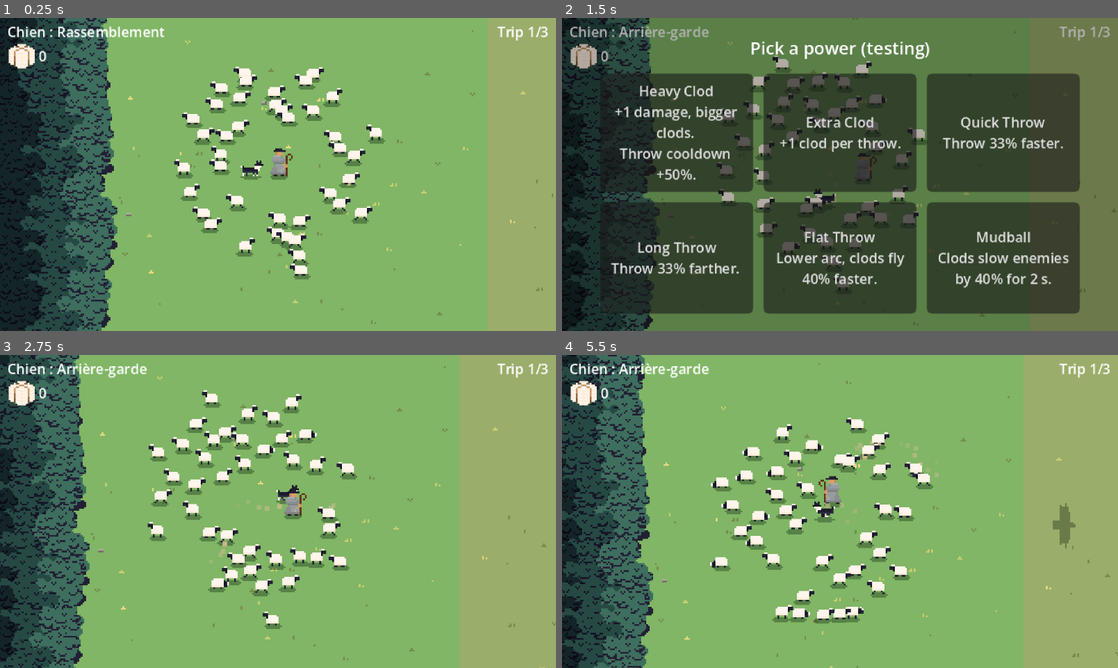
Above: before the commit, frames 1-4 (two rows, left to right).
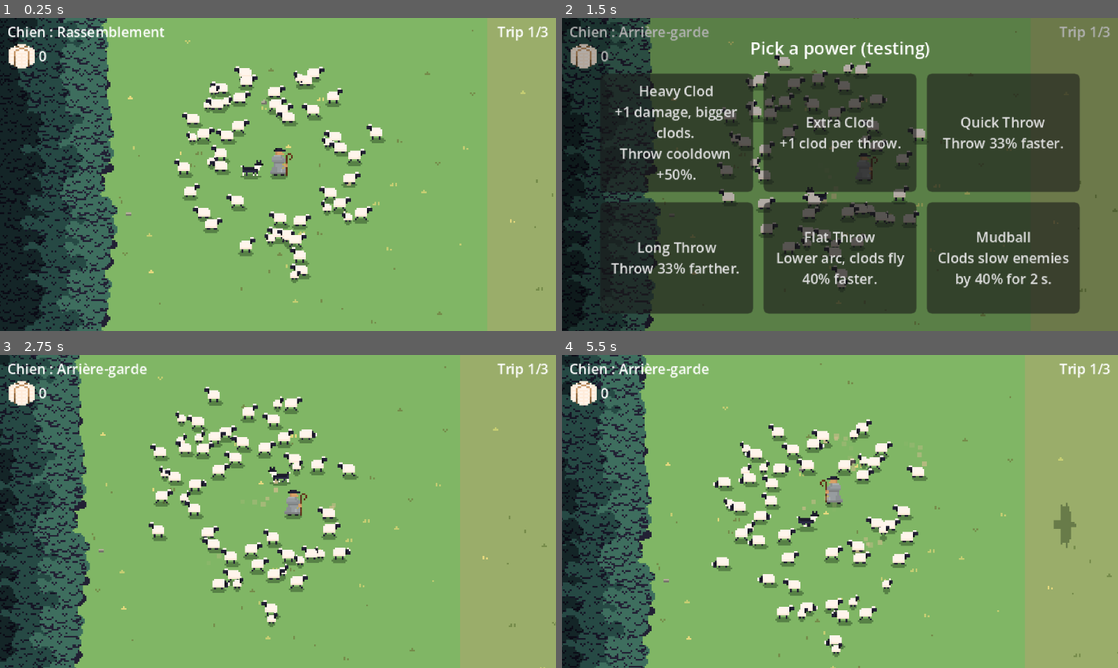
Above: after the commit, the same moments.

Repository: jaimegomesparente/wooly-caravan
Game: Godot game, scene res://scenes/main/main.tscn
Same seed, same stepped clock (60 frames per second), same inputs: the game is played once before the commit and once after it.
Inputs (mouse positions are in pixels of both pictures, inside the frame that each line leads up to):
- Up to frame 1 (0.25 s): no input
- Up to frame 2 (1.5 s): move the mouse to (962, 158) at 0.52 s; hold Right (move_right) 0.53-1.28 s; tap Space (dog_mode) at 0.6 s; move the mouse to (728, 190) at 1.27 s; hold Down (move_down) from 1.28 s (still down); tap P (pick_power) at 1.35 s
- Up to frame 3 (2.75 s): release Down (move_down) at 2 s; click "Heavy Clod +1 damage, bigger …" at 2 s
- Up to frame 4 (5.5 s): move the mouse to (895, 442) at 2.77 s; hold Right (move_right) 2.78-3.53 s; tap E (spawn_eagle) at 2.85 s; move the mouse to (812, 574) at 3.52 s; hold Up (move_up) 3.53-4.28 s; tap L (spawn_wolf) at 3.6 s; move the mouse to (1006, 558) at 4.27 s; hold Left (move_left) from 4.28 s (still down); click (1006, 558) at 4.35 s; tap R (restart) at 4.9 s; move the mouse to (673, 464) at 5.02 s; tap Mouse wheel up (zoom_in) at 5.1 s

The runs differ from the first frame. In frame 1, 3.5% of the frame differs, in the area x 3-97%, y 0-100%; in frame 2, 3.2%; in frame 3, 5.9%; in frame 4, 12%, in the area x 0-100%, y 0-100%.

Commit message:
feat(sheep): lambs follow their mother and grow up after a few trips

Diff:
--- a/autoload/run_manager.gd
+++ b/autoload/run_manager.gd
@@ -21,6 +21,10 @@
 var trip: int = 1
 ## Sheep that start the current trip (-1: the first trip, Main's own count).
 var sheep: int = -1
+## Lambs that start the current trip: for each, the trips left before it grows into a sheep.
+var lambs: Array[int] = []
+## Head count (sheep and lambs) the run started with.
+var flock_size: int = 0
 ## Powers taken, in order (a power can appear several times).
 var powers: Array[PowerData] = []
 ## Drawn at random for each run; every trip lays out its ground and forest from it.
@@ -48,6 +52,7 @@
 func start_run() -> void:
 	trip = 1
 	sheep = -1
+	lambs.clear()
 	powers.clear()
 	wool = 0
 	_crook = null
@@ -59,22 +64,34 @@
 	return map_seed + trip * 7919
 
 
+## The run's starting flock: `count` sheep, and lambs for `lamb_ratio` of them, each growing up
+## after a number of trips drawn in `grow_trips` (min, max).
+func start_flock(count: int, lamb_ratio: float, grow_trips: Vector2i) -> void:
+	sheep = count
+	lambs.clear()
+	for i in roundi(count * lamb_ratio):
+		lambs.append(randi_range(grow_trips.x, grow_trips.y))
+	flock_size = count + lambs.size()
+
+
 func is_last_trip() -> bool:
 	return trip >= TRIPS
 
 
-## The flock that arrived (`saved` sheep) goes on to the next trip.
-func next_trip(saved: int) -> void:
+## The flock that arrived (`saved` sheep and `saved_lambs`, trips left for each) goes on to the
+## next trip.
+func next_trip(saved: int, saved_lambs: Array[int]) -> void:
 	trip += 1
 	sheep = saved
+	lambs = saved_lambs
 
 
-## Fades to black, starts the next trip with the `saved` sheep, then fades back in.
-func go_to_next_trip(saved: int) -> void:
+## Fades to black, starts the next trip with the flock that arrived, then fades back in.
+func go_to_next_trip(saved: int, saved_lambs: Array[int]) -> void:
 	var fade := create_tween()
 	fade.tween_property(_veil, "modulate:a", 1.0, FADE_TIME)
 	await fade.finished
-	next_trip(saved)
+	next_trip(saved, saved_lambs)
 	get_tree().reload_current_scene()
 	await get_tree().process_frame
 	fade = create_tween()
--- /dev/null
+++ b/entities/sheep/lamb.tscn
@@ -0,0 +1,56 @@
+[gd_scene format=3 uid="uid://dfuj5vfskm0fp"]
+
+[ext_resource type="Script" uid="uid://54f5ttv4q0c" path="res://entities/sheep/sheep.gd" id="1_script"]
+[ext_resource type="Resource" path="res://resources/lamb_config.tres" id="2_config"]
+[ext_resource type="Texture2D" uid="uid://qvoyhprb0cjy" path="res://art/sprites/sheeps/lamb-Sheet.png" id="3_sheet"]
+[ext_resource type="PackedScene" path="res://effects/dust.tscn" id="4_dust"]
+[ext_resource type="PackedScene" path="res://effects/shadow.tscn" id="shadow_fx"]
+
+[sub_resource type="AtlasTexture" id="AtlasTexture_idle0"]
+atlas = ExtResource("3_sheet")
+region = Rect2(0, 0, 8, 8)
+
+[sub_resource type="AtlasTexture" id="AtlasTexture_idle1"]
+atlas = ExtResource("3_sheet")
+region = Rect2(8, 0, 8, 8)
+
+[sub_resource type="SpriteFrames" id="SpriteFrames_lamb"]
+animations = [{
+"frames": [{
+"duration": 1.0,
+"texture": SubResource("AtlasTexture_idle0")
+}, {
+"duration": 1.0,
+"texture": SubResource("AtlasTexture_idle1")
+}],
+"loop": 1,
+"name": &"idle",
+"speed": 5.0
+}]
+
+[sub_resource type="RectangleShape2D" id="RectangleShape2D_lamb"]
+size = Vector2(5, 4)
+
+[node name="Lamb" type="CharacterBody2D" unique_id=860507014 groups=["sheep"]]
+collision_layer = 2
+collision_mask = 16
+motion_mode = 1
+script = ExtResource("1_script")
+config = ExtResource("2_config")
+lamb = true
+
+[node name="Shadow" parent="." unique_id=2039235445 node_paths=PackedStringArray("sprite") instance=ExtResource("shadow_fx")]
+instance_shader_parameters/size = Vector2(4, 4)
+size = Vector2i(4, 4)
+sprite = NodePath("../AnimatedSprite2D")
+
+[node name="Dust" parent="." unique_id=1424475760 instance=ExtResource("4_dust")]
+
+[node name="AnimatedSprite2D" type="AnimatedSprite2D" parent="." unique_id=1214066986]
+position = Vector2(0.5, -4)
+sprite_frames = SubResource("SpriteFrames_lamb")
+animation = &"idle"
+
+[node name="CollisionShape2D" type="CollisionShape2D" parent="." unique_id=1554950129]
+position = Vector2(0, -2)
+shape = SubResource("RectangleShape2D_lamb")
--- a/entities/sheep/sheep.gd
+++ b/entities/sheep/sheep.gd
@@ -14,12 +14,19 @@
 ## A wander step ends this close (px) to its target, or after this many seconds.
 const WANDER_ARRIVE_DISTANCE := 2.0
 const WANDER_TIMEOUT := 3.0
-const SHEAR_HOP_TIME := 0.15
+## Time (s) of a 1 px hop: on being shorn, or a lamb's little jump at rest.
+const HOP_TIME := 0.15
 
 ## Toggled by the debug overlay (F3): each sheep draws a line to its target and a state dot.
 static var debug_draw: bool = false
 
 @export var config: FlockConfig
+## A lamb sticks to its mother instead of following the column, and grows into a sheep after
+## grow_trips trips (Shearing swaps it for a sheep on the pasture).
+@export var lamb: bool = false
+
+var mother: Sheep
+var grow_trips: int = 0
 
 ## Shorn on the pasture: plays the `_shaved` animations; the wool may grow back at the end of each
 ## graze (regrow_chance).
@@ -73,8 +80,10 @@
 var _shape_offset_x: float = 0.0
 var _sprite_offset_y: float = 0.0
 var _regrow_chance: float = 0.0
-## Time (s) left of the 1 px hop on being shorn.
-var _shear_hop: float = 0.0
+## Time (s) left of a 1 px hop.
+var _hop_timer: float = 0.0
+## Distance (px) covered since it last started moving: paces the hops of config.hop_height.
+var _hop_distance: float = 0.0
 
 @onready var _sprite: AnimatedSprite2D = $AnimatedSprite2D
 @onready var _shape: CollisionShape2D = $CollisionShape2D
@@ -120,7 +129,7 @@
 		_think()
 
 	_push_timer = maxf(_push_timer - delta, 0.0)
-	_shear_hop = maxf(_shear_hop - delta, 0.0)
+	_hop_timer = maxf(_hop_timer - delta, 0.0)
 	_scare_timer = maxf(_scare_timer - delta, 0.0)
 	# Pressure, checked every frame so a running sheep is never stuck behind a slow one: a pushed
 	# sheep running in from behind makes this one run on too (head up at once, whatever its gait),
@@ -177,6 +186,7 @@
 		desired = _avoid_trees(desired)
 		_heading = rotate_toward(_heading, desired.angle(), config.turn_rate * reflex * delta)
 	_speed = move_toward(_speed, desired.length(), config.acceleration * reflex * delta)
+	_hop_distance = _hop_distance + _speed * delta if _speed > GUIDE_STOPPED_SPEED else 0.0
 	velocity = Vector2.from_angle(_heading) * _speed
 	move_and_slide()
 	_update_animation()
@@ -209,7 +219,7 @@
 func shear() -> void:
 	shaved = true
 	_regrow_chance = config.regrow_chance
-	_shear_hop = SHEAR_HOP_TIME
+	_hop_timer = HOP_TIME
 
 
 ## Moved at once (testing aid): settles there.
@@ -265,13 +275,18 @@
 ## Keep or pick a guide (shepherd or the nearest sheep ahead) and decide whether to set off.
 func _think() -> void:
 	var my_distance := global_position.distance_to(_shepherd.global_position)
-	if not _guide_still_valid(my_distance):
+	if lamb and _find_mother():
+		_guide = mother
+	elif not _guide_still_valid(my_distance):
 		_guide = _pick_guide(my_distance)
 
 	if _gait == Gait.REST or _gait == Gait.WANDER:
 		var distance := global_position.distance_to(_guide_target())
 		var set_off := false
-		if _guide == _shepherd:
+		if _guide == mother:
+			# A lamb runs after its mother as soon as she is a little too far.
+			set_off = distance > _gap() + config.follow_start_margin * 2.0
+		elif _guide == _shepherd:
 			# Front sheep set off once the shepherd's trail has really moved since they settled;
 			# a straggler with no sheep ahead in view sets off when it is far from the trail.
 			set_off = _rest_anchor.distance_to(_shepherd.trail_point(config.trail_lag)) > config.shepherd_start_margin \
@@ -281,6 +296,20 @@
 			set_off = distance > _gap() and randf() < config.imitation_chance
 		if set_off:
 			_request_gait(Gait.TROT if distance > _gap() + config.trot_margin else Gait.WALK)
+
+
+## Keeps its mother, or (she was taken) adopts the nearest sheep. False if there is none.
+func _find_mother() -> bool:
+	if mother != null and is_instance_valid(mother) and mother.is_in_group("sheep"):
+		return true
+	mother = null
+	var nearest := INF
+	for other: Sheep in get_tree().get_nodes_in_group("sheep"):
+		var distance := global_position.distance_to(other.global_position)
+		if not other.lamb and distance < nearest:
+			nearest = distance
+			mother = other
+	return mother != null
 
 
 func _is_pushed() -> bool:
@@ -316,7 +345,7 @@
 		return false
 	if _guide == _shepherd:
 		return my_distance <= config.lead_radius * GUIDE_KEEP_SLACK
-	if not _guide.is_in_group("sheep"):
+	if not _guide.is_in_group("sheep") or (_guide as Sheep).lamb:
 		return false
 	var ahead := _guide.global_position.distance_to(_shepherd.global_position) < my_distance
 	return ahead and global_position.distance_to(_guide.global_position) <= config.view_radius * GUIDE_KEEP_SLACK
@@ -327,8 +356,8 @@
 		return _shepherd
 	var guide: Node2D = _shepherd
 	var nearest := config.view_radius
-	for other: Node2D in get_tree().get_nodes_in_group("sheep"):
-		if other == self:
+	for other: Sheep in get_tree().get_nodes_in_group("sheep"):
+		if other == self or other.lamb:
 			continue
 		if other.global_position.distance_to(_shepherd.global_position) > my_distance - GUIDE_AHEAD_MARGIN:
 			continue
@@ -410,6 +439,8 @@
 			if _rest_timer <= 0.0:
 				if shaved and randf() < _regrow_chance:
 					shaved = false
+				if lamb:
+					_hop_timer = HOP_TIME
 				_set_rest(Rest.RAISING)
 	return Vector2.ZERO
 
@@ -481,7 +512,8 @@
 func _panic_step(separation: Vector2) -> Vector2:
 	var threat := _nearest_threat()
 	var radius := config.panic_radius * _temper(-1.0) + (config.panic_margin if _panicking else 0.0)
-	var to_center := _flock_center() - global_position
+	var to_mother := lamb and mother != null and is_instance_valid(mother)
+	var to_center := (mother.global_position if to_mother else _flock_center()) - global_position
 	var packed_radius := config.follow_gap * sqrt(get_tree().get_node_count_in_group("sheep")) * 0.6
 	var danger := Vector2.INF
 	var scared := false
@@ -508,7 +540,7 @@
 	# The pull toward the center fades out inside the space a packed flock takes up, so the sheep
 	# bunch up as a flock instead of all running to the same spot. A freed sheep, alone, keeps the
 	# full pull until it reaches the others.
-	var pull := 1.0 if scared else clampf((to_center.length() - packed_radius) / packed_radius, 0.0, 1.0)
+	var pull := 1.0 if scared or to_mother else clampf((to_center.length() - packed_radius) / packed_radius, 0.0, 1.0)
 	if to_center != Vector2.ZERO:
 		direction += to_center.normalized() * config.panic_center_weight * pull
 	# Remove any part pointing at the enemy (the center can lie beyond it).
@@ -574,13 +606,15 @@
 ## through it, at its pace, until the push wears off. Returns the desired velocity.
 func _follow_step(separation: Vector2) -> Vector2:
 	var guide_moving := _is_travelling(_guide)
-	var target := _guide_target() if guide_moving else _shepherd.trail_point(config.trail_lag)
-	var gap := _gap() if guide_moving else _shepherd_gap
+	# A lamb always heads for its mother, and stops by her side whatever the crowd.
+	var by_mother := _guide != null and _guide == mother
+	var target := _guide_target() if guide_moving or by_mother else _shepherd.trail_point(config.trail_lag)
+	var gap := _gap() if guide_moving or by_mother else _shepherd_gap
 	var to_guide := target - global_position
 	var distance := to_guide.length()
 	var pushed := _is_pushed()
 	if not guide_moving and (distance < gap + config.follow_start_margin \
-			or (not pushed and separation.length() > config.crowd_stop_threshold)):
+			or (not pushed and not by_mother and separation.length() > config.crowd_stop_threshold)):
 		_enter_rest()
 		return Vector2.ZERO
 	if _gait == Gait.WALK and distance > gap + config.trot_margin:
@@ -654,15 +688,17 @@
 	var shepherd_radius := config.shepherd_push_radius
 	if from_shepherd.length() < shepherd_radius and from_shepherd != Vector2.ZERO:
 		push += from_shepherd.normalized() * (1.0 - from_shepherd.length() / shepherd_radius)
-	for other: Node2D in get_tree().get_nodes_in_group("sheep"):
+	for other: Sheep in get_tree().get_nodes_in_group("sheep"):
 		if other == self:
 			continue
 		var away := global_position - other.global_position
 		var distance := away.length()
-		if distance >= config.separation_radius:
+		# The smaller of the two radii, so a lamb and its mother can stay close.
+		var radius := minf(config.separation_radius, other.config.separation_radius)
+		if distance >= radius:
 			continue
 		var direction := Vector2.from_angle(randf() * TAU) if distance == 0.0 else away / distance
-		push += direction * (1.0 - distance / config.separation_radius)
+		push += direction * (1.0 - distance / radius)
 	return push
 
 
@@ -672,8 +708,11 @@
 
 	# Trot = 1 px hop on the second run frame (capped leg cadence would otherwise hide it).
 	var hop := 1.0 if _gait == Gait.TROT and _sprite.animation == &"run" and _sprite.frame == 1 else 0.0
-	if _shear_hop > 0.0:
+	if _hop_timer > 0.0:
 		hop = 1.0
+	if config.hop_height > 0.0 and _speed > GUIDE_STOPPED_SPEED:
+		# Moves in hops: one every hop_length px covered.
+		hop = roundf(absf(sin(_hop_distance * PI / config.hop_length)) * config.hop_height)
 	_sprite.position.y = _sprite_offset_y - hop
 
 	if _speed > GUIDE_STOPPED_SPEED:
--- a/entities/sheep/sheep.tscn
+++ b/entities/sheep/sheep.tscn
@@ -193,8 +193,9 @@
 config = ExtResource("2_config")
 
 [node name="Shadow" parent="." unique_id=1487742616 node_paths=PackedStringArray("sprite") instance=ExtResource("shadow_fx")]
-instance_shader_parameters/size = Vector2(10, 3)
+instance_shader_parameters/size = Vector2(9, 3)
 position = Vector2(-1, 0)
+size = Vector2i(9, 3)
 sprite = NodePath("../AnimatedSprite2D")
 
 [node name="Dust" parent="." unique_id=1443843709 instance=ExtResource("4_dust")]
--- a/resources/flock_config.gd
+++ b/resources/flock_config.gd
@@ -130,6 +130,9 @@
 @export var flip_threshold: float = 5.0
 ## Highest run animation speed_scale (1 = walk cadence); above it the trot shows as a 1 px hop.
 @export var max_run_anim_scale: float = 1.4
+## Height (px) of the hops while moving (0 = walks; lambs hop), one every hop_length px covered.
+@export var hop_height: float = 0.0
+@export var hop_length: float = 6.0
 
 @export_group("Obstacles")
 ## Trail trees closer than this (px) ahead make the sheep veer aside, harder the closer they are.
--- /dev/null
+++ b/resources/lamb_config.tres
@@ -0,0 +1,16 @@
+[gd_resource type="Resource" script_class="FlockConfig" format=3]
+
+[ext_resource type="Script" uid="uid://ccasphw2cbb07" path="res://resources/flock_config.gd" id="1_script"]
+
+[resource]
+script = ExtResource("1_script")
+walk_speed = 26.0
+trot_speed = 54.0
+follow_gap = 7.0
+follow_start_margin = 3.0
+trot_margin = 12.0
+separation_radius = 6.0
+wander_chance = 0.0
+edge_wander_chance = 0.0
+hop_height = 2.0
+hop_length = 6.0
--- a/scenes/main/main.gd
+++ b/scenes/main/main.gd
@@ -2,6 +2,11 @@
 
 @export var sheep_scene: PackedScene
 @export var sheep_count: int = 10
+@export var lamb_scene: PackedScene
+## Share of the starting sheep that have a lamb.
+@export_range(0.0, 1.0) var lamb_ratio: float = 0.3
+## A lamb grows into a sheep after this many trips (drawn between min and max).
+@export var lamb_grow_trips: Vector2i = Vector2i(2, 4)
 @export var spawn_radius: float = 60.0
 @export var dog_scene: PackedScene
 
@@ -25,13 +30,28 @@
 	_camera.limit_right = int(view.end.x)
 	_camera.limit_bottom = int(view.end.y)
 
-	# The first trip of a run starts with sheep_count sheep, the next ones with those that arrived.
-	var count := RunManager.sheep if RunManager.sheep >= 0 else sheep_count
-	for i in count:
-		var sheep := sheep_scene.instantiate() as Node2D
+	# The first trip of a run starts with sheep_count sheep and their lambs, the next ones with
+	# those that arrived. Each lamb is put by a mother of its own (as long as there are enough).
+	if RunManager.sheep < 0:
+		RunManager.start_flock(sheep_count, lamb_ratio, lamb_grow_trips)
+	var mothers: Array[Sheep] = []
+	for i in RunManager.sheep:
+		var sheep := sheep_scene.instantiate() as Sheep
 		var offset := Vector2.from_angle(randf() * TAU) * randf_range(spawn_radius * 0.5, spawn_radius)
 		sheep.position = _shepherd.position + offset
 		add_child(sheep)
+		mothers.append(sheep)
+	mothers.shuffle()
+	for i in RunManager.lambs.size():
+		var lamb := lamb_scene.instantiate() as Sheep
+		lamb.grow_trips = RunManager.lambs[i]
+		if mothers.is_empty():
+			lamb.position = _shepherd.position + Vector2(-spawn_radius * 0.5, 0)
+		else:
+			lamb.mother = mothers[i % mothers.size()]
+			lamb.position = lamb.mother.position + Vector2(-6, 2)
+		add_child(lamb)
+	var count := RunManager.sheep + RunManager.lambs.size()
 	if dog_scene:
 		var dog := dog_scene.instantiate() as Dog
 		dog.position = _shepherd.position + Vector2(-16, 0)
@@ -54,4 +74,4 @@
 		_shearing.start()
 	else:
 		get_tree().paused = true
-		_end_screen.show_result(arrived, saved, sheep_count)
+		_end_screen.show_result(arrived, saved, RunManager.flock_size)
--- a/scenes/main/main.tscn
+++ b/scenes/main/main.tscn
@@ -21,6 +21,7 @@
 [ext_resource type="PackedScene" path="res://effects/wool_fluff.tscn" id="19_fluff"]
 [ext_resource type="Script" path="res://ui/wool_counter.gd" id="20_wool"]
 [ext_resource type="Texture2D" uid="uid://b26x52vwyo2r4" path="res://art/sprites/others/items.png" id="21_items"]
+[ext_resource type="PackedScene" path="res://entities/sheep/lamb.tscn" id="22_lamb"]
 
 [sub_resource type="AtlasTexture" id="AtlasTexture_wool"]
 atlas = ExtResource("21_items")
@@ -32,6 +33,7 @@
 sheep_scene = ExtResource("3_sheep")
 sheep_count = 40
 dog_scene = ExtResource("11_dog")
+lamb_scene = ExtResource("22_lamb")
 
 [node name="Ground" type="Node2D" parent="." unique_id=1590427545]
 z_index = -2
@@ -73,6 +75,7 @@
 attacks = NodePath("../AttackDirector")
 counter = NodePath("../Hud/Wool")
 fluff_scene = ExtResource("19_fluff")
+sheep_scene = ExtResource("3_sheep")
 
 [node name="Hud" type="CanvasLayer" parent="." unique_id=1486859162]
 
--- a/scenes/main/shearing.gd
+++ b/scenes/main/shearing.gd
@@ -1,7 +1,7 @@
 class_name Shearing
 extends Node
-## On the pasture between two trips. The flock is shorn one sheep at a time, left to right, faster
-## and faster: a burst of fluff, the sheep turns shorn, and its wool flies to the counter (`shorn`
+## On the pasture between two trips. The lambs old enough grow into sheep (a burst of fluff), then
+## the flock is shorn one sheep at a time (not the lambs), left to right, faster and faster: a burst of fluff, the sheep turns shorn, and its wool flies to the counter (`shorn`
 ## once all are done). While the power is chosen the wool may grow back as the sheep graze; once
 ## chosen (`leave`), the next trip starts. Meanwhile the shepherd and the dog stand still, the
 ## enemies left run off and no attack comes.
@@ -11,6 +11,8 @@
 @export var attacks: AttackDirector
 @export var counter: WoolCounter
 @export var fluff_scene: PackedScene
+## What a lamb grows into.
+@export var sheep_scene: PackedScene
 ## Wool earned per sheep shorn.
 @export var wool_per_sheep: int = 1
 ## Delay (s) between the first two sheep shorn; each next delay is `speed_up` times the last one,
@@ -25,7 +27,8 @@
 	get_tree().call_group("enemy", "scare")
 	get_tree().set_group("shepherd", "resting", true)
 	get_tree().set_group("dog", "resting", true)
-	var flock := get_tree().get_nodes_in_group("sheep")
+	_grow_lambs()
+	var flock := get_tree().get_nodes_in_group("sheep").filter(func(sheep: Sheep) -> bool: return not sheep.lamb)
 	flock.sort_custom(func(a: Node2D, b: Node2D) -> bool: return a.global_position.x < b.global_position.x)
 	var delay := interval
 	for sheep: Sheep in flock:
@@ -38,13 +41,40 @@
 
 ## The power is chosen: on to the next trip with the flock.
 func leave() -> void:
-	RunManager.go_to_next_trip(get_tree().get_node_count_in_group("sheep"))
+	var sheep := 0
+	var lambs: Array[int] = []
+	for member: Sheep in get_tree().get_nodes_in_group("sheep"):
+		if member.lamb:
+			lambs.append(member.grow_trips)
+		else:
+			sheep += 1
+	RunManager.go_to_next_trip(sheep, lambs)
+
+
+## One more trip for every lamb; those that have made enough turn into sheep where they stand.
+func _grow_lambs() -> void:
+	for lamb: Sheep in get_tree().get_nodes_in_group("sheep"):
+		if not lamb.lamb:
+			continue
+		lamb.grow_trips -= 1
+		if lamb.grow_trips > 0:
+			continue
+		var sheep := sheep_scene.instantiate() as Sheep
+		sheep.position = lamb.global_position
+		lamb.add_sibling(sheep)
+		_puff(lamb.global_position)
+		lamb.remove_from_group("sheep")
+		lamb.queue_free()
+
+
+func _puff(at: Vector2) -> void:
+	var fluff := fluff_scene.instantiate() as Node2D
+	fluff.position = at + Vector2(0, -5)
+	add_sibling(fluff)
 
 
 func _shear(sheep: Sheep) -> void:
 	sheep.shear()
-	var fluff := fluff_scene.instantiate() as Node2D
-	fluff.position = sheep.global_position + Vector2(0, -5)
-	sheep.add_sibling(fluff)
+	_puff(sheep.global_position)
 	RunManager.wool += wool_per_sheep
 	counter.collect(sheep.get_global_transform_with_canvas().origin + Vector2(0, -5), wool_per_sheep)
--- a/scenes/main/trip.gd
+++ b/scenes/main/trip.gd
@@ -38,8 +38,12 @@
 	for dog: Dog in get_tree().get_nodes_in_group("dog"):
 		dog.global_position = middle - Vector2(SKIP_RADIUS * 1.5, 0)
 		dog.reset_physics_interpolation()
+	# Sheep first (they joined the group first), so each lamb lands by its mother.
 	for sheep: Sheep in get_tree().get_nodes_in_group("sheep"):
-		sheep.teleport(middle + Vector2.from_angle(randf() * TAU) * randf() * SKIP_RADIUS)
+		if sheep.lamb and sheep.mother and is_instance_valid(sheep.mother):
+			sheep.teleport(sheep.mother.global_position + Vector2(-6, 2))
+		else:
+			sheep.teleport(middle + Vector2.from_angle(randf() * TAU) * randf() * SKIP_RADIUS)
 
 
 func on_sheep_lost(_sheep: Sheep) -> void:
Binary file added: art/sprites/sheeps/lamb-Sheet.png
Not shown, added: art/sprites/sheeps/lamb-Sheet.png.import
Not shown, changed: CLAUDE.md
